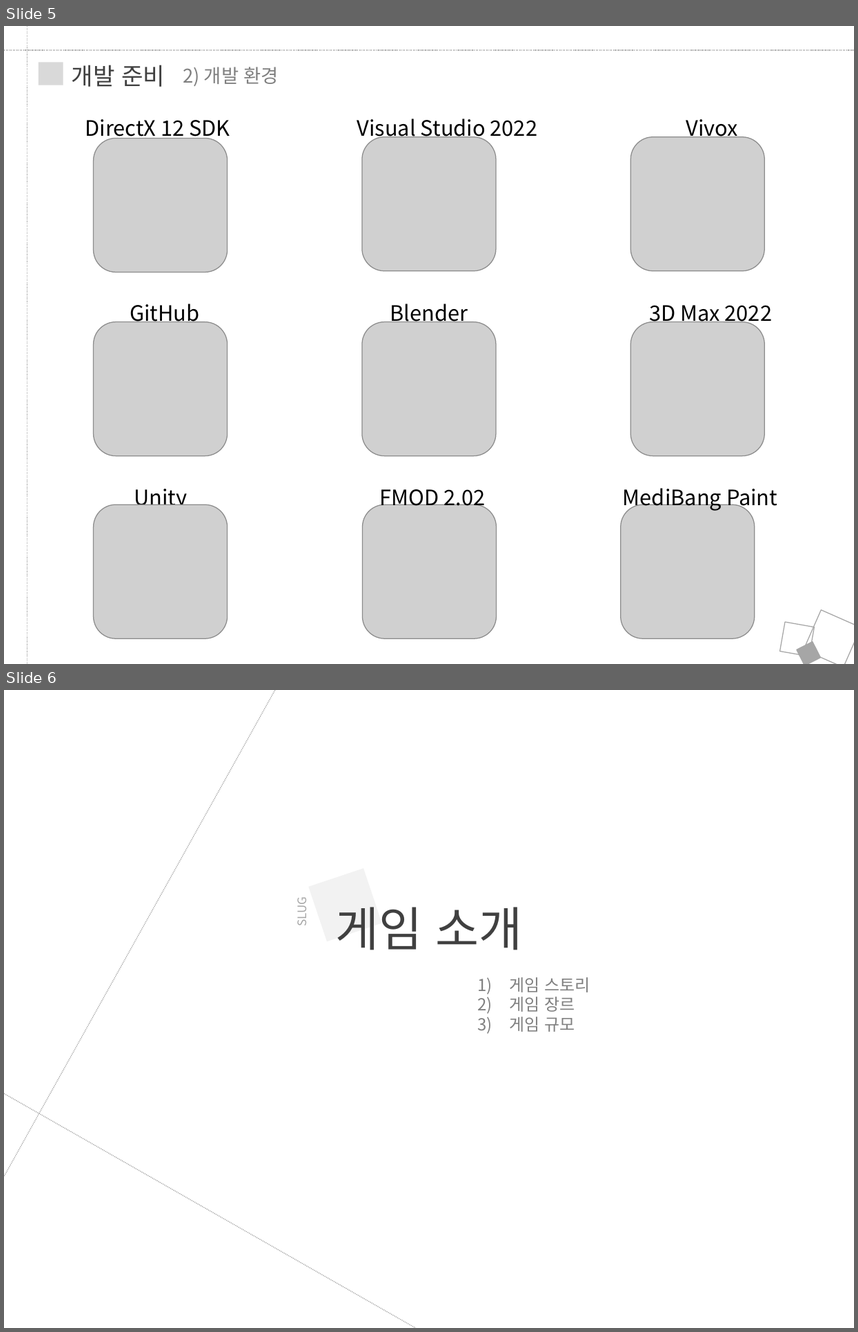
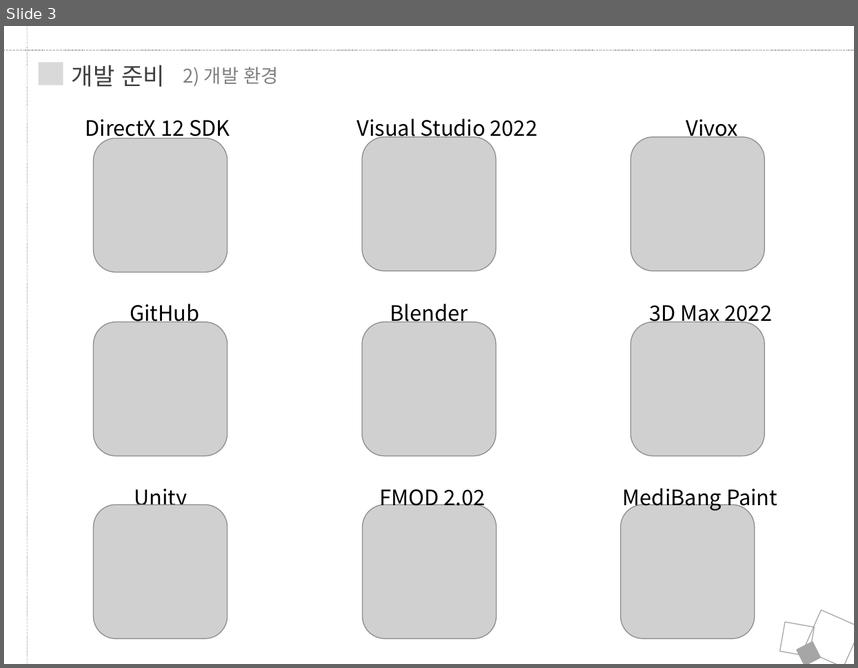
Before and after one commit to JungRobbi/ZolZak, a slide deck: Document/ppt.pptx. Shown one above the other, each under a label of ours: slides 5 and 6 before the commit, slide 3 after it. The pictures are 858x1332 and 858x668 pixels, drawn with LibreOffice and Linux fonts; fonts in the diff are those of the drawing; grey boxes stand for pictures. Boxes give left, top, right and bottom in pixels: in the first picture for what was removed or moved away, otherwise in the second. Text is boxed around its words. In the diff, an @@ line names an element or a change of style, - is before the commit and + after.

```diff
--- a/Document/ppt.pptx
+++ b/Document/ppt.pptx
@@ slide 6 removed at (4,690,854,1328), background #FFFFFF @@
@@ line removed from (275, 690) to (4, 1176) @@
@@ rectangle removed at (308,869,381,942) @@
@@ text removed at (292,899,310,925) @@
-SLUG
@@ text removed at (336,907,523,950) @@
-게임 소개
@@ text removed at (510,977,590,1032) @@
-1) 게임 스토리
-2) 게임 장르
-3) 게임 규모
@@ line removed from (4, 1093) to (415, 1328) @@
@@ what was slide 5 is now slide 3 @@
```
Also in this commit, not shown: 9 slides changed, 17 other slides removed.
